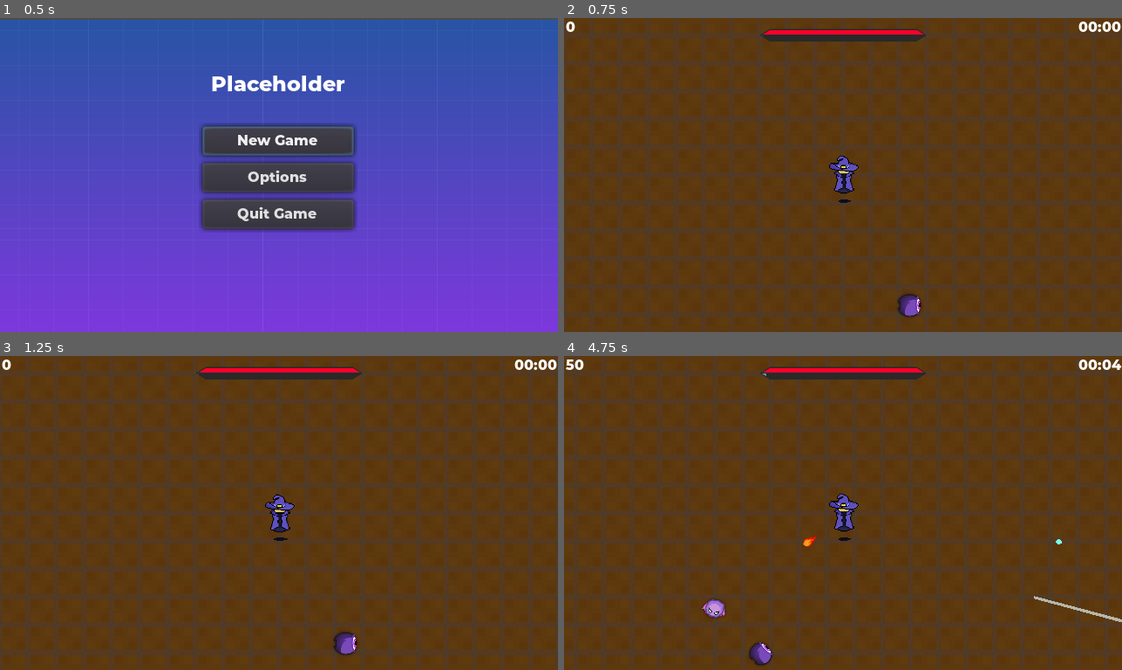
Above: before the commit, frames 1-4 (two rows, left to right).
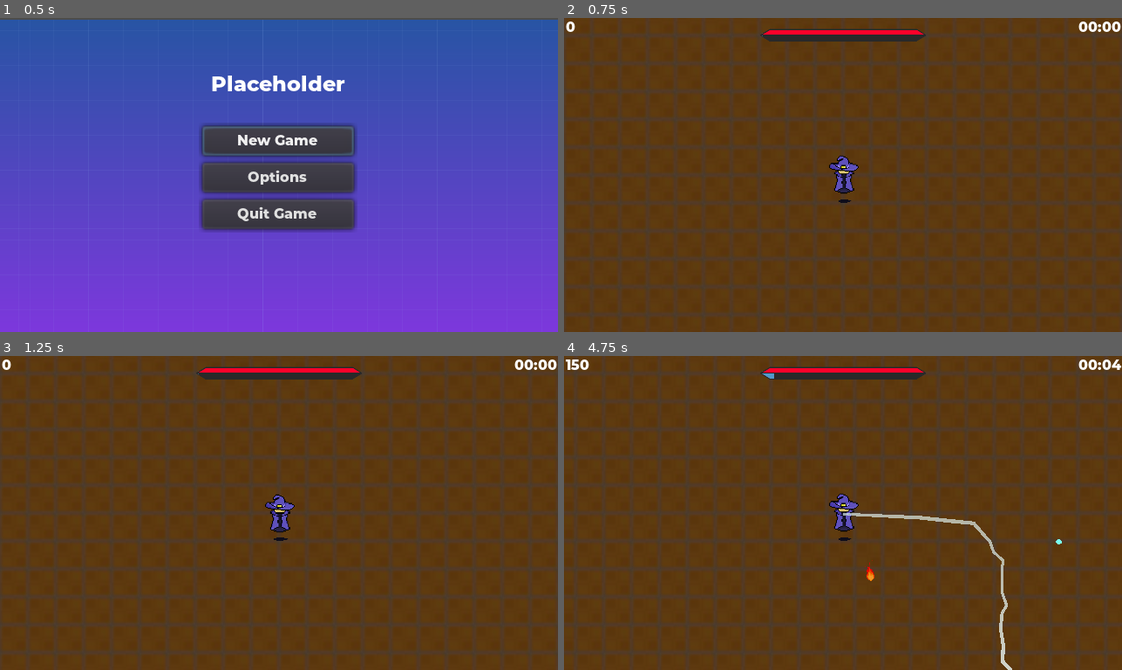
Above: after the commit, the same moments.

Repository: emsidhu/Endless-Survival
Game: Godot game, scene res://Menus/MainMenu.tscn
Two runs of this game, one before a commit and one after it. Both use one fixed random seed, a clock stepped at 60 frames per second and the inputs below. Sound files missing from this copy of the repository are replaced by a short silence.
Inputs (mouse positions are in pixels of both pictures, inside the frame that each line leads up to):
- Up to frame 1 (0.5 s): no input
- Up to frame 2 (0.75 s): click "New Game" at 0.5 s
- Up to frame 3 (1.25 s): no input
- Up to frame 4 (4.75 s): move the mouse to (965, 497) at 1.27 s; hold Right (ui_right) 1.28-2.03 s; move the mouse to (731, 528) at 2.02 s; hold Down (ui_down) 2.03-2.78 s; move the mouse to (898, 443) at 2.77 s; hold Right (ui_right) 2.78-3.53 s; move the mouse to (815, 575) at 3.52 s; hold Up (ui_up) 3.53-4.28 s; move the mouse to (1010, 560) at 4.27 s; hold Left (ui_left) from 4.28 s (still down)

Frame 1 is identical in both runs. In frame 2, 0.3% of the frame differs, in the area x 59-65%, y 87-96%; in frame 3, 0.3%; in frame 4, 1.3%, in the area x 0-100%, y 1-100%.

Commit message:
Move position back to 0,0

Diff:
--- a/Attacks/Chain shot/LightningGenerator.tscn
+++ b/Attacks/Chain shot/LightningGenerator.tscn
@@ -1,17 +1,12 @@
-[gd_scene load_steps=3 format=2]
+[gd_scene load_steps=2 format=2]
 
 [ext_resource path="res://Attacks/Chain shot/LightningGenerator.gd" type="Script" id=1]
-[ext_resource path="res://Enemies/Eye.tscn" type="PackedScene" id=2]
 
 [node name="LightningGenerator" type="Node2D"]
-position = Vector2( 109.5, 47.75 )
 script = ExtResource( 1 )
 
 [node name="Timer" type="Timer" parent="."]
 wait_time = 4.0
 autostart = true
 
-[node name="Eye" parent="." instance=ExtResource( 2 )]
-position = Vector2( -71.7408, 27.133 )
-
 [connection signal="timeout" from="Timer" to="." method="_on_Timer_timeout"]
